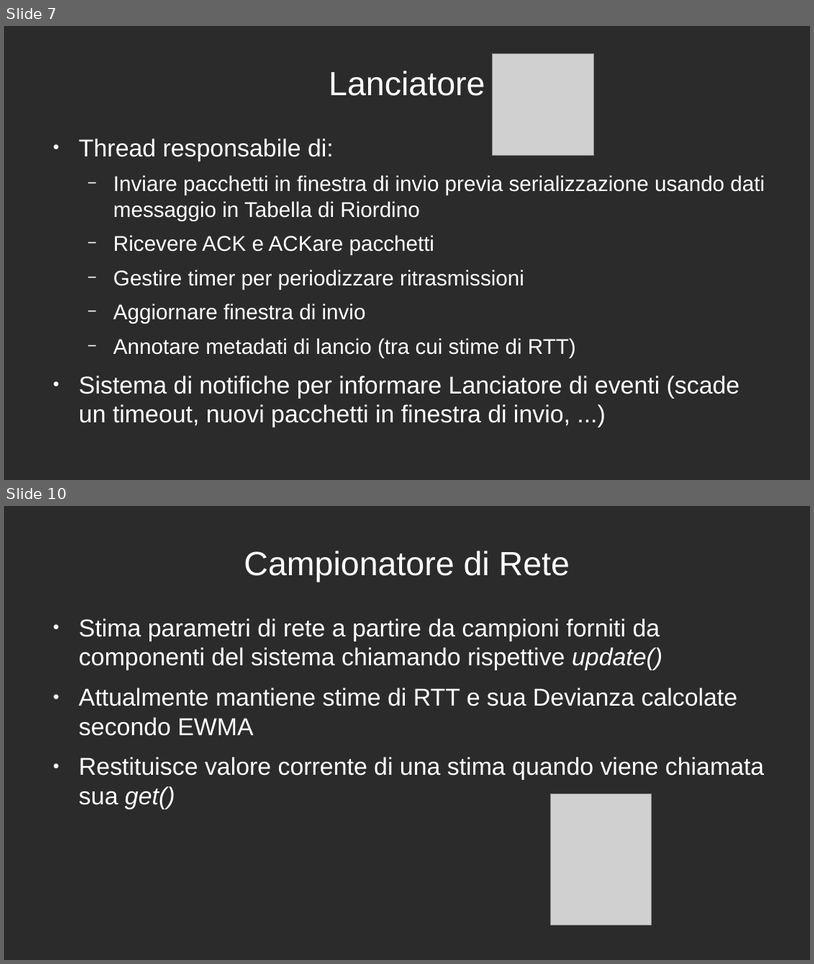
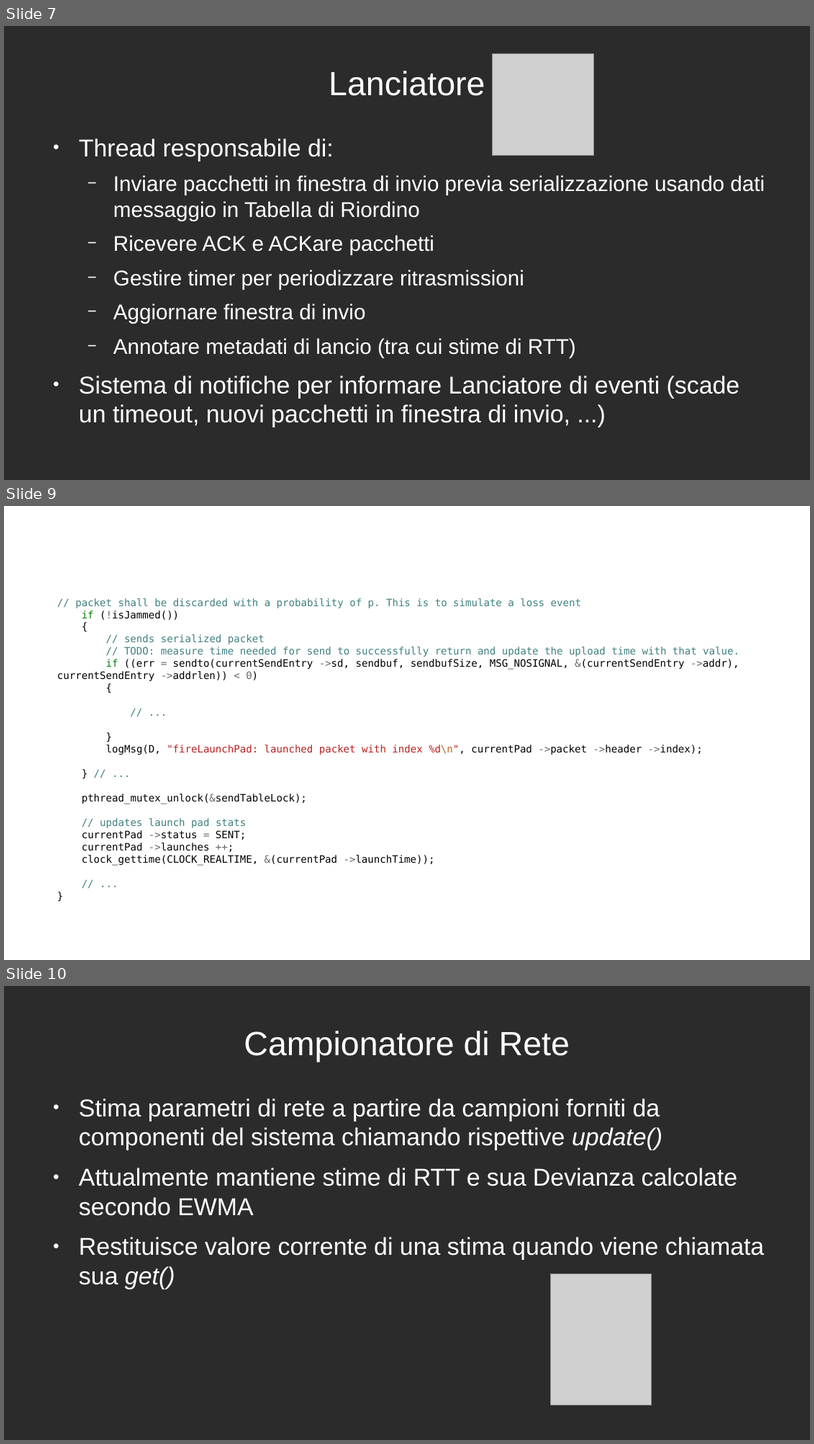
Before and after one commit to Torkin1/IIW_UDP_GBN, a slide deck: doc/slides/implementazione.odp. Shown one above the other, each under a label of ours: slides 7 and 10 before the commit, slides 7, 9 and 10 after it; the slides between them are not shown. The pictures are 814x964 and 814x1444 pixels, drawn with LibreOffice and Linux fonts; fonts in the diff are those of the drawing; grey boxes stand for pictures; background and template pictures are left out; a plain dark background stands for a picture behind light text. Boxes give left, top, right and bottom in pixels: in the first picture for what was removed or moved away, otherwise in the second. Text is boxed around its words. In the diff, an @@ line names an element or a change of style, - is before the commit and + after.

```diff
--- a/doc/slides/implementazione.odp
+++ b/doc/slides/implementazione.odp
@@ slide 9 added at [4, 506, 810, 960], background picture (left out) @@
@@ title added at [44, 524, 770, 600], 33 pt, text #FFFFFF @@
+GBN, Lanciatore
@@ text added at [57, 598, 740, 865], 10 pt, text #000000 @@
+// packet shall be discarded with a probability of p. This is to simulate a loss event
+if (!isJammed())
+{
+// sends serialized packet
+// TODO: measure time needed for send to successfully return and update the upload time with that value.
+if ((err = sendto(currentSendEntry ->sd, sendbuf, sendbufSize, MSG_NOSIGNAL, &(currentSendEntry ->addr), currentSendEntry ->addrlen)) < 0)
+{
+// ...
+}
+logMsg(D, "fireLaunchPad: launched packet with index %d\n", currentPad ->packet ->header ->index);
+} // ...
+pthread_mutex_unlock(&sendTableLock);
+// updates launch pad stats
+currentPad ->status = SENT;
+currentPad ->launches ++;
+clock_gettime(CLOCK_REALTIME, &(currentPad ->launchTime));
+// ...
+}
```
Also in this commit, not shown: 2 slides changed, 6 other slides added, 3 slides removed.
